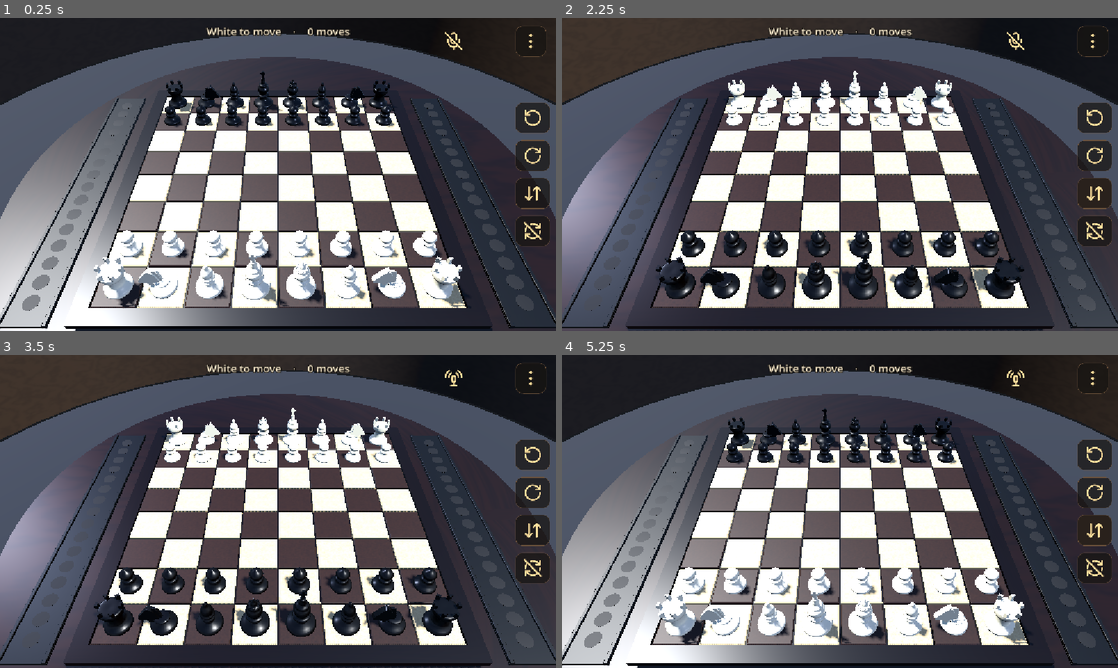
Above: before the commit, frames 1-4 (two rows, left to right).
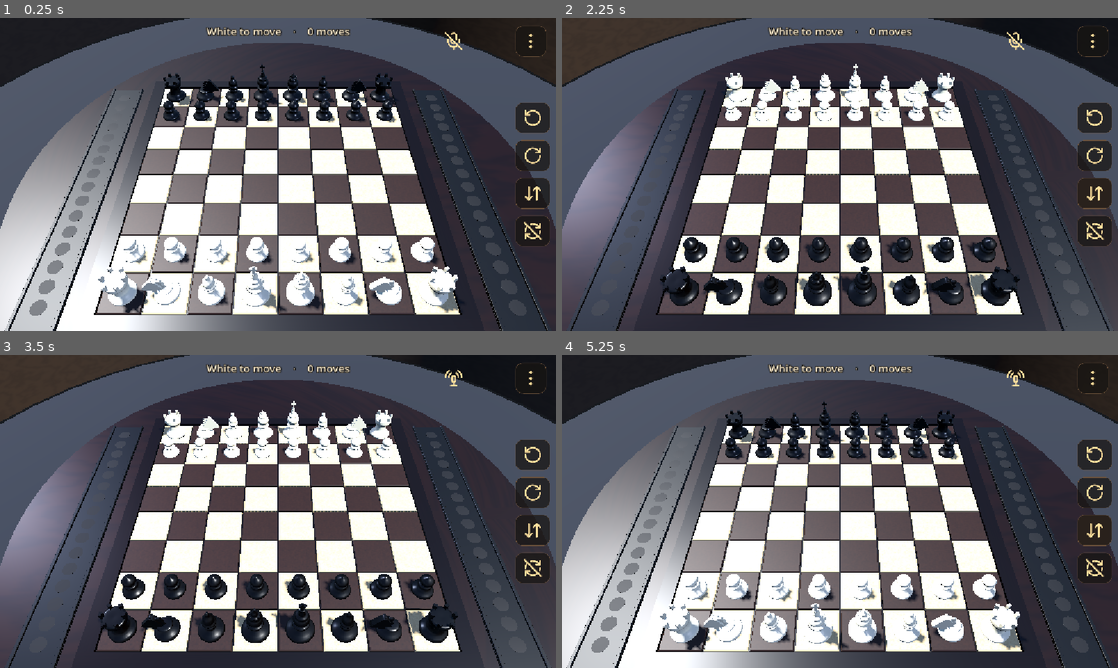
Above: after the commit, the same moments.

Repository: shedrackgodstime/chess-relay
Game: Godot game, scene res://main.tscn
Same seed, same stepped clock (60 frames per second), same inputs: the game is played once before the commit and once after it.
Inputs (mouse positions are in pixels of both pictures, inside the frame that each line leads up to):
- Up to frame 1 (0.25 s): no input
- Up to frame 2 (2.25 s): click (1095, 118) at 0.5 s; click (1095, 155) at 1.25 s; click (1095, 193) at 2 s
- Up to frame 3 (3.5 s): click (455, 376) at 2.75 s
- Up to frame 4 (5.25 s): click (1095, 455) at 3.5 s; click (1095, 492) at 4.25 s; click (1095, 530) at 5 s

The runs differ from the first frame. In frame 1, 34% of the frame differs, in the area x 0-100%, y 0-100%; in frame 2, 30%; in frame 3, 30%; in frame 4, 34%.

Commit message:
Raise the framing to 50 degrees to look at it, and measure what it fixes
The pitch is now 50, from 45, to be seen rather than argued about. Both framing
ratios moved together so the reach is unchanged and the angle is the only
difference: the board is exactly as large on screen, or there would be two changes
at once and neither could be judged.

Adding the test this claim had been promised and never got, which is what turned
out to matter, because it does not say what the note said. Two targets, two
answers, at both angles:

A tap on the pawn's own body reaches the pawn, at 45 and at 50. That is the tap a
player makes, so the e2 pawn was never unreachable.

A tap on the bare centre of the e2 square reaches the king, at 45 and at 50 alike.
Raising the pitch does not help, because both pieces are centred on their own
squares and the ray still passes through the king's body.

So the belief that 50 was the angle at which the pawn cleared was wrong, and the
note that recorded it was wrong with it. Neither was ever tested. What is left is
much narrower and quite different: the centre of a square can sit behind a piece
standing in front of it, which picking by ray alone cannot resolve. That is a
general picking question about any piece in front of any square, not an e-file
problem, not a pawn problem, and not a camera problem. The notes in main.gd and
the backlog now say so, and the test records both measurements rather than
asserting the wish, so the numbers cannot drift back into a story.

The 50 stands for now because it is a view worth seeing. It is recorded in the
table of temporary values with 45 as the value to return to if it is judged worse.

Diff:
--- a/main.gd
+++ b/main.gd
@@ -93,15 +93,27 @@
 ## raw pitch and distance, take the ratio length as
 ## distance / (half-extent + frame margin) and split it by the pitch angle.
 ##
-## Currently pitch 45, distance 10.81. Note that the e2 pawn is still untappable
-## below pitch 50: the king on e1 stands in front of it from this camera. That is
-## a separate problem from the framing and is recorded in docs/BACKLOG.md.
-@export_range(0.5, 4.0) var framing_height := 1.745165:
+## Currently pitch 50, distance 10.81.
+##
+## TEMPORARY, for looking at. Both ratios were moved together to raise the angle
+## from 45 to 50 while leaving the reach identical, so the board stays exactly as
+## large on screen and the angle is the only thing that differs; otherwise the view
+## would change in two ways at once and neither could be judged.
+##
+## This was raised on the belief that the e2 pawn was untappable at 45 because the
+## king on e1 stands in front of it, and that 50 was the angle at which it cleared.
+## Measured, that is only half right and the half that is wrong matters: a tap on
+## the pawn reaches it at both angles, and a tap on the bare centre of the e2 square
+## reaches the king at both. So 50 fixes nothing here and is purely a view to be
+## judged by eye. What is left is the centre of a square sitting behind a piece,
+## which picking by ray alone cannot resolve; it is recorded in docs/BACKLOG.md
+## rather than solved here. See _e2_reachability_checks in tools/test_movement.gd.
+@export_range(0.5, 4.0) var framing_height := 1.89063:
 	set(value):
 		framing_height = value
 		frame_board()
 
-@export_range(0.5, 4.0) var framing_distance := 1.745165:
+@export_range(0.5, 4.0) var framing_distance := 1.58642:
 	set(value):
 		framing_distance = value
 		frame_board()
--- a/tools/test_movement.gd
+++ b/tools/test_movement.gd
@@ -205,8 +205,9 @@
 
 	_check("no marker before anything has been played",
 		_last_move_shown(main) == 0, "shown=%d" % _last_move_shown(main))
-	# The a-file, not the e-file: at this pitch the king on e1 swallows taps on
-	# e2, which is a separate problem with its own test.
+	# The a-file, not the e-file. The e-file is measured separately by
+	# _e2_reachability_checks, since it depends on the camera angle rather than on
+	# anything to do with markers.
 	_tap_square(main, Vector2i(0, 1))
 	_tap_square(main, Vector2i(0, 3))
 	_check("the move marks both ends",
@@ -420,6 +421,58 @@
 	return true
 
 
+## Whether the pawn on e2 can be picked at the default camera.
+##
+## Measured rather than assumed, because this was believed on a device and never
+## tested, and the test says something different from the belief.
+##
+## Two targets. A tap on the pawn's own body reaches the pawn at both 45 and 50,
+## which is the tap a player actually makes. A tap on the bare centre of the e2
+## square reaches the king at both angles: the king stands between the camera and
+## the centre, and raising the pitch does not change that, because both pieces are
+## centred on their own squares and the ray still passes through the king's body.
+##
+## So the e2 difficulty is the square centre being behind a piece, which picking by
+## ray alone cannot fix. It is not fixed here, and the framing was moved to 50 to
+## be looked at rather than because it was ever going to solve this.
+func _e2_reachability_checks() -> void:
+	print("e2 reachability")
+	for pitch: float in [45.0, 50.0]:
+		var scene := (load("res://main.tscn") as PackedScene).instantiate()
+		root.add_child(scene)
+		await process_frame
+		await process_frame
+		var main: Main = scene
+		main.ai_opponent = false
+		# Both the derived default and the framing that produces this angle, so the
+		# comparison cannot be between a pitch and something else.
+		main.framing_height = tan(deg_to_rad(pitch)) * main.framing_distance
+		await process_frame
+		_check("the camera is at %d degrees" % pitch,
+			is_equal_approx(main.camera.pitch_degrees, pitch),
+			"pitch=%.2f" % main.camera.pitch_degrees)
+		_tap_square(main, Vector2i(4, 1))
+		_check("at %d a tap on the pawn itself picks it up" % pitch,
+			main.selected == Vector2i(4, 1),
+			"tapping the e2 pawn selected %s" % str(main.selected))
+		main._deselect()
+		await process_frame
+		# The bare square centre, which is the harder target: the king stands
+		# between the camera and it, so this is where occlusion would show up. A tap
+		# that lands here while the pawn is there has at least not been swallowed
+		# by the piece in front of it.
+		var centre: Vector3 = BoardMesh.square_position(4, 1)
+		var picked := main._pick_square(main.camera.unproject_position(centre))
+		# The king wins, at both angles. Recorded rather than asserted as a
+		# requirement, because the note this framing was built on claimed the pawn
+		# cleared at 50 and it does not. What matters to a player is the tap on the
+		# pawn itself, which works at both.
+		_check("at %d the king still covers the bare e2 centre" % pitch,
+			picked == Vector2i(4, 0), "centre of e2 picked %s" % str(picked))
+		scene.queue_free()
+		await process_frame
+
+
 func _legal_marker_checks() -> void:
 	print("Legal markers")
 	var scene := (load("res://main.tscn") as PackedScene).instantiate()
@@ -773,6 +826,7 @@
 
 	await _promotion_refusal_checks()
 	await _legal_marker_checks()
+	await _e2_reachability_checks()
 	await _castling_view_checks()
 	scene.queue_free()
 	await process_frame
Not shown, changed: docs/BACKLOG.md
